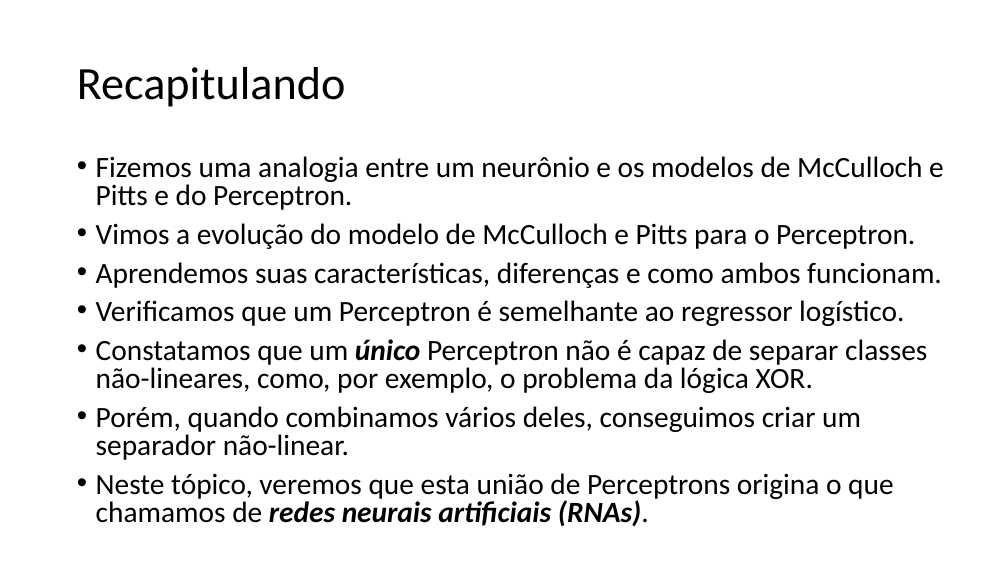
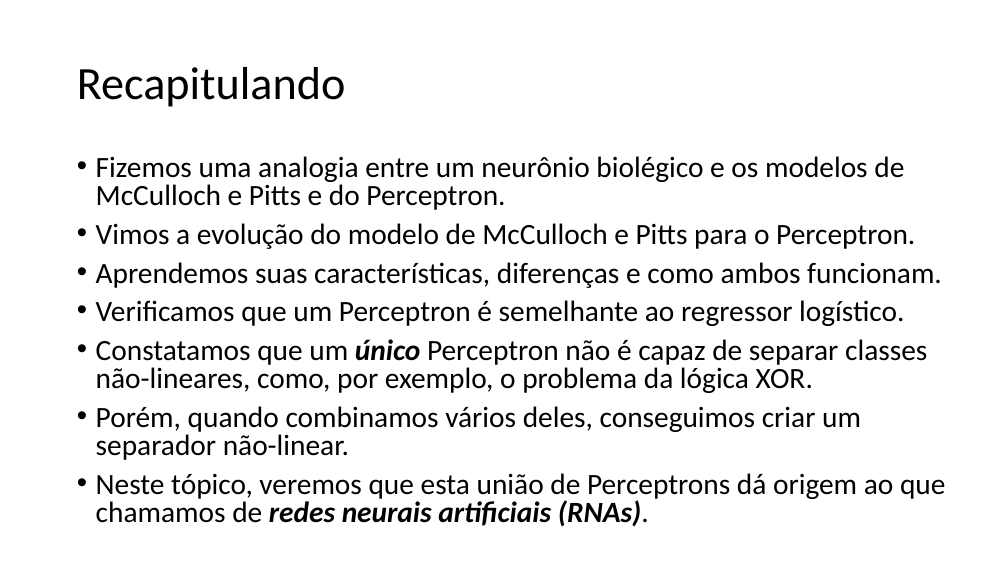
Before and after one commit to zz4fap/t320_aprendizado_de_maquina, a slide deck: slide 2 of slides/T320_Redes_Neurais_Artificiais (Parte II).pptx. Drawn at 1008x567 pixels with LibreOffice and Linux fonts; fonts in the diff are those of the drawing. Boxes give left, top, right and bottom in pixels: in the first picture for what was removed or moved away, otherwise in the second. Text is boxed around its words. In the diff, an @@ line names an element or a change of style, - is before the commit and + after.

```diff
--- a/slides/T320_Redes_Neurais_Artificiais (Parte II).pptx
+++ b/slides/T320_Redes_Neurais_Artificiais (Parte II).pptx
@@ text at [96, 156, 904, 210]: text changed @@
-• Fizemos uma analogia entre um neurônio e os modelos de McCulloch e Pitts e do Perceptron.
+• Fizemos uma analogia entre um neurônio biolégico e os modelos de McCulloch e Pitts e do Perceptron.
@@ text at [96, 473, 945, 526]: text changed @@
-• Neste tópico, veremos que esta união de Perceptrons origina o que chamamos de redes neurais artificiais (RNAs).
+• Neste tópico, veremos que esta união de Perceptrons dá origem ao que chamamos de redes neurais artificiais (RNAs).
```
Also in this commit, not shown: 17 other slides changed, 3 slides added, 1 other file.
